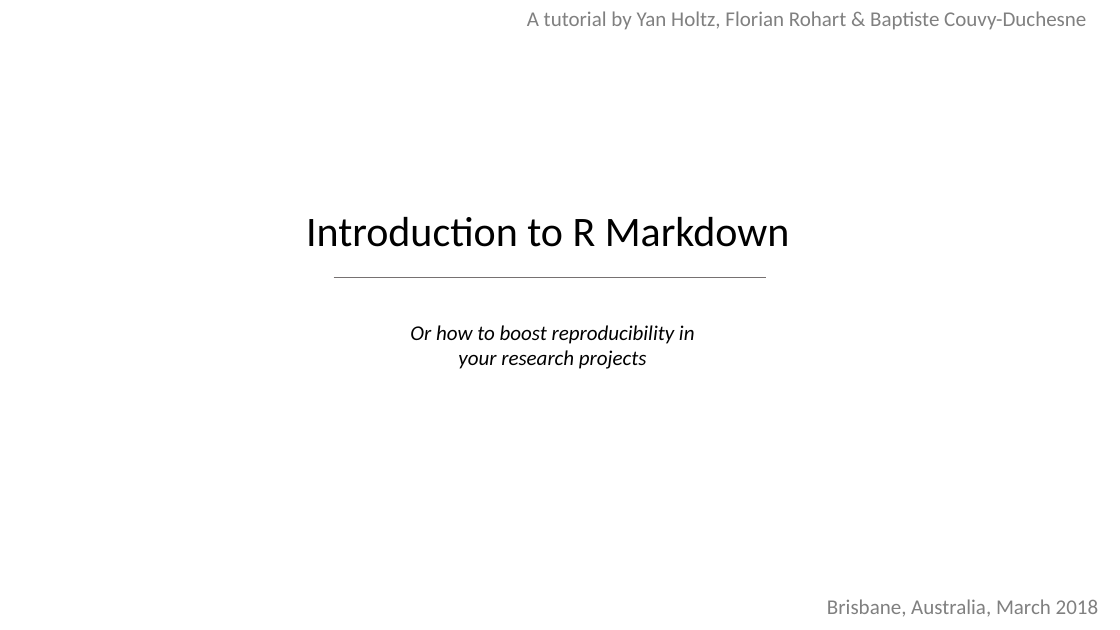
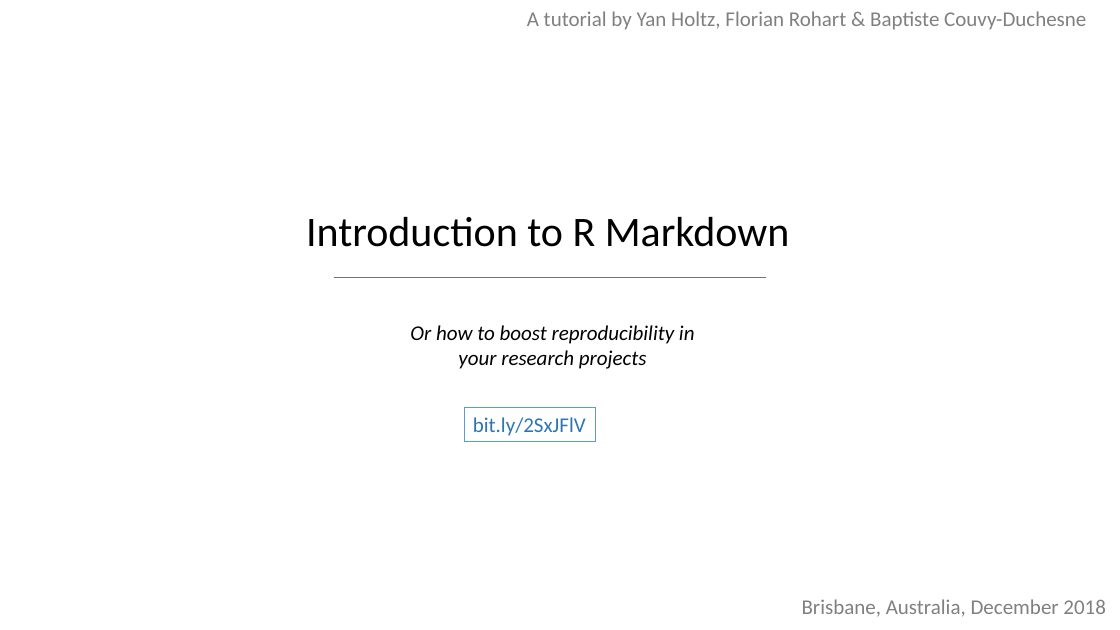
Before and after one commit to holtzy/Talk, a slide deck: slide 1 of 2018/Introduction_to_Rmarkdown.pptx. Drawn at 1120x630 pixels with LibreOffice and Linux fonts; fonts in the diff are those of the drawing; background and template pictures are left out. Boxes give left, top, right and bottom in pixels: in the first picture for what was removed or moved away, otherwise in the second. Text is boxed around its words. In the diff, an @@ line names an element or a change of style, - is before the commit and + after.

```diff
--- a/2018/Introduction_to_Rmarkdown.pptx
+++ b/2018/Introduction_to_Rmarkdown.pptx
@@ rectangle added at (465,408,596,441), outline #5B9BD5 0.75 pt, 18 pt, text #2E75B6 @@
+bit.ly/2SxJFlV
@@ text at (802,599,1106,617): text changed @@
-Brisbane, Australia, March 2018
+Brisbane, Australia, December 2018
```
Also in this commit, not shown: 4 other slides changed, 5 slides added, 1 slide removed.
